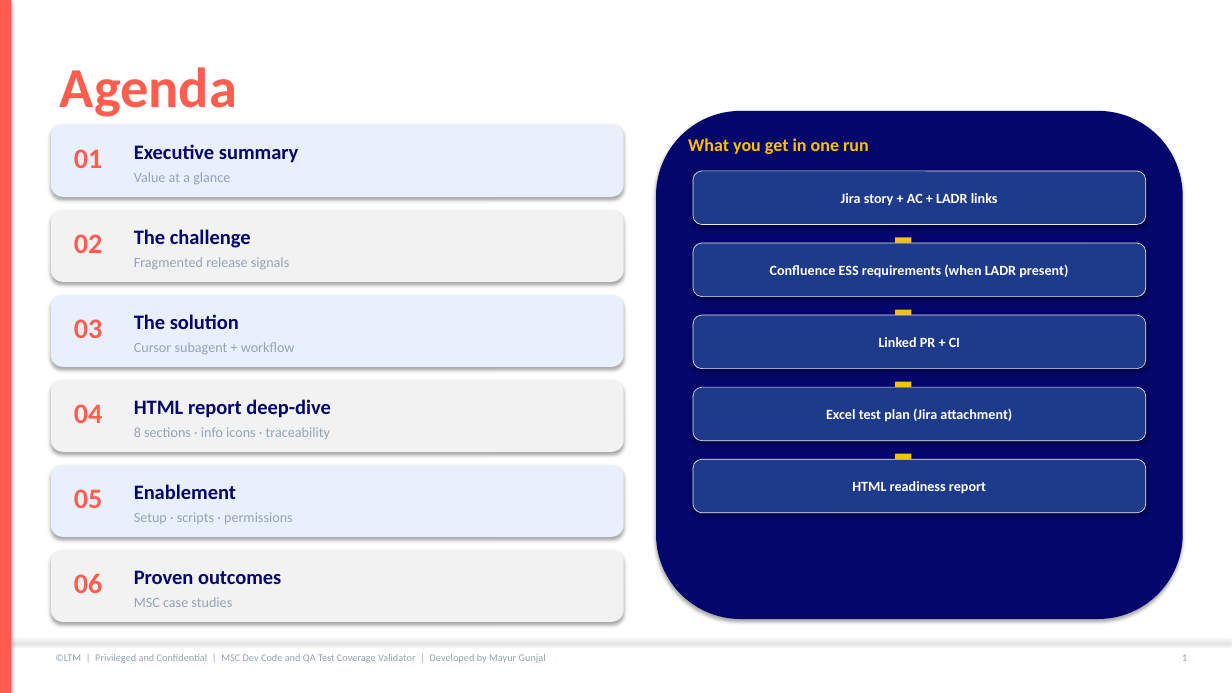
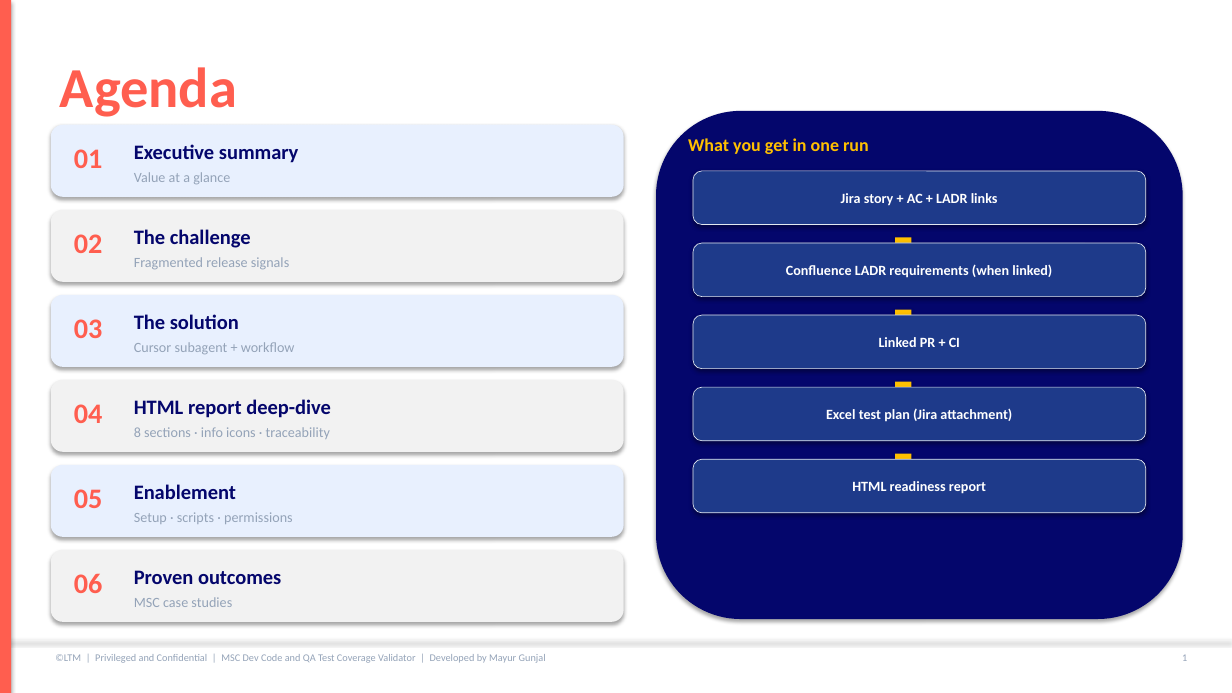
Before and after one commit to mgunjal11/pegasus-qa-agents-lab-copy, a slide deck: slide 2 of docs/MSC-Dev-Code-and-QA-Test-Coverage-Validator-Guide.pptx. Drawn at 1232x693 pixels with LibreOffice and Linux fonts; fonts in the diff are those of the drawing. Boxes give left, top, right and bottom in pixels: in the first picture for what was removed or moved away, otherwise in the second. Text is boxed around its words. In the diff, an @@ line names an element or a change of style, - is before the commit and + after.

```diff
--- a/docs/MSC-Dev-Code-and-QA-Test-Coverage-Validator-Guide.pptx
+++ b/docs/MSC-Dev-Code-and-QA-Test-Coverage-Validator-Guide.pptx
@@ text in rounded rectangle at (786,264,1052,278): text changed @@
-Confluence ESS requirements (when LADR present)
+Confluence LADR requirements (when linked)
```
Also in this commit, not shown: 8 other slides changed, 1 slide added, 1 other file.
